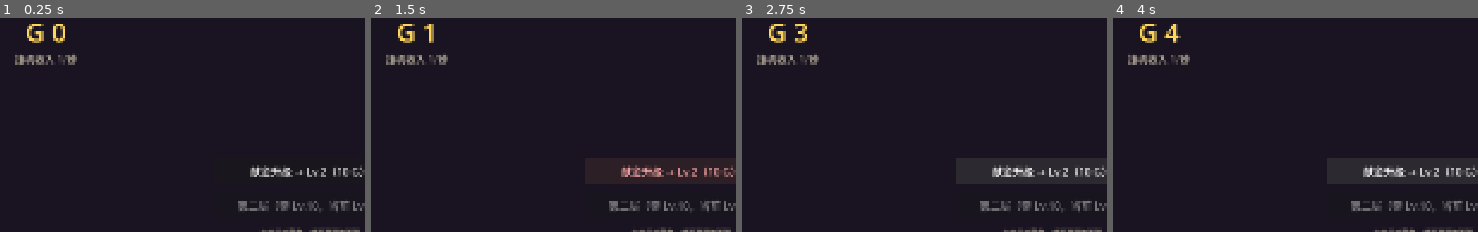
Above: before the commit, frames 1-4 (left to right).
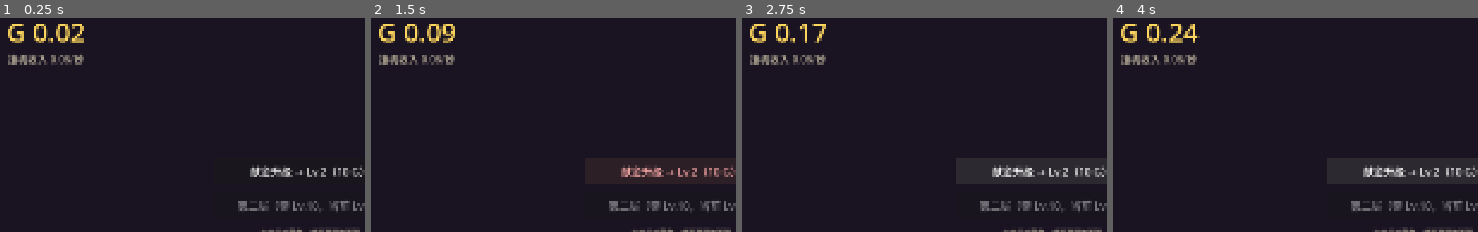
Above: after the commit, the same moments.

Repository: MengUkal/--Idle-simulation-management-self-test
Game: Godot game, scene res://scenes/main/main.tscn
Two runs of this game, one before a commit and one after it. Both use one fixed random seed, a clock stepped at 60 frames per second and the inputs below.
Inputs:
- Up to frame 1 (0.25 s): no input
- Up to frame 2 (1.5 s): click "献金升级 → Lv.2（10 G）" at 0.5 s; click "献金升级 → Lv.2（10 G）" at 1.25 s
- Up to frame 3 (2.75 s): click "献金升级 → Lv.2（10 G）" at 2 s
- Up to frame 4 (4 s): no input
The pictures show only the part of the screen within x 44-94%, y 0-50%; the shares and areas given below are measured in that part.

The runs differ from the first frame. In frame 1, 2.0% of the frame differs, in the area x 2-24%, y 2-22%; in frame 2, 1.9%; in frame 3, 1.7%; in frame 4, 1.9%.

Commit message:
balance+docs: slow idle pacing to 30min+ per user decision; M2 match-3 decisions recorded
- income now exponential 0.06 x 1.10^(lv-1), cost stays 10 x 1.15^(lv-1) -> lv1-10 idle-only ~30min
- format_number supports decimals (<1 two decimals, <10 one decimal)
- design doc: record M2 answers (match-3 swap, steps by player level, match=attack, performance-based rewards, candlestick stocks) and new open questions
- fix wrong exponent in two test expectations (code was correct)

Diff:
--- a/data/balance.gd
+++ b/data/balance.gd
@@ -1,22 +1,23 @@
 class_name Balance
 ## 数值配置中心 —— 所有可调数值集中在这里，改数值只改这个文件，不动逻辑代码。
 ##
-## 已拍板决策（2026-10-09，详见 docs/游戏设计文档.md）：
+## 已拍板决策（详见 docs/游戏设计文档.md）：
 ##   货币 = 吉尔(G)；等级即收入；费用指数 x1.15/级；二层门槛 Lv.10；
-##   升级设定 = 向世界树献金；离线收益 MVP 不做。
-## 标注 [待调] 的是初始基准值，随时可按设计调整。
+##   升级设定 = 向世界树献金；离线收益 MVP 不做；
+##   挂机节奏 = 纯挂机 Lv.1→Lv.10 约 30 分钟以上（2026-10-09 第二次拍板）。
 
 # ---------- 初始状态 ----------
-const START_MONEY := 0.0            # [待调] 初始吉尔
+const START_MONEY := 0.0            # 初始吉尔
 const START_LEVEL := 1
 
 # ---------- 挂机收入 ----------
-const BASE_INCOME_PER_SEC := 1.0    # [待调] Lv.1 的基础收入（吉尔/秒）
-const INCOME_PER_LEVEL := 2.0       # [待调] 每升 1 级增加的收入（吉尔/秒，线性）
-# 公式：income(level) = BASE_INCOME_PER_SEC + INCOME_PER_LEVEL * (level - 1)
+const INCOME_BASE := 0.06           # 【已拍板】Lv.1 基础收入（吉尔/秒）
+const INCOME_GROWTH := 1.10         # 【已拍板】每级收入倍率（指数，慢于费用倍率 → 越练越慢）
+# 公式：income(level) = INCOME_BASE * INCOME_GROWTH ^ (level - 1)
+# 节奏核算：纯挂机 Lv.1→Lv.10（攒够即献金）约 30.1 分钟；首升约 2 分 47 秒。
 
 # ---------- 献金升级 ----------
-const UPGRADE_BASE_COST := 10.0     # [待调] 升到 Lv.2 的费用
+const UPGRADE_BASE_COST := 10.0     # 升到 Lv.2 的费用
 const UPGRADE_COST_GROWTH := 1.15   # 【已拍板】每级费用倍率（指数）
 # 公式：cost(level) = UPGRADE_BASE_COST * UPGRADE_COST_GROWTH ^ (level - 1)
 
@@ -36,7 +37,7 @@
 
 
 static func income_per_sec(level: int) -> float:
-	return BASE_INCOME_PER_SEC + INCOME_PER_LEVEL * float(level - 1)
+	return INCOME_BASE * pow(INCOME_GROWTH, float(level - 1))
 
 
 static func upgrade_cost(level: int) -> float:
@@ -45,8 +46,13 @@
 
 
 static func format_number(value: float) -> String:
-	# 大数显示：999 -> "999"；1234 -> "1,234"；10000 -> "1万"；中文单位 万/亿/兆/京
+	# 数值显示：<1 保留两位小数；<10 保留一位；<10000 整数千分位；
+	# ≥10000 中文单位 万/亿/兆/京。例：0.06 / 6.5 / 1,234 / 1.23万
 	var abs_v := absf(value)
+	if abs_v < 1.0:
+		return _with_sign(value, _strip_zeros("%.2f" % abs_v))
+	if abs_v < 10.0:
+		return _with_sign(value, _strip_zeros("%.1f" % abs_v))
 	if abs_v < 10000.0:
 		return _with_sign(value, _group_thousands(int(round(abs_v))))
 	var units := ["万", "亿", "兆", "京"]
@@ -54,16 +60,20 @@
 	while abs_v >= 10000.0 and idx < units.size() - 1:
 		abs_v /= 10000.0
 		idx += 1
-	var text := "%.2f" % abs_v
+	return _with_sign(value, _strip_zeros("%.2f" % abs_v) + units[idx])
+
+
+static func _with_sign(value: float, body: String) -> String:
+	return ("-" if value < 0.0 else "") + body
+
+
+static func _strip_zeros(text: String) -> String:
+	# "12.00" -> "12"；"1.50" -> "1.5"
 	while text.ends_with("0"):
 		text = text.trim_suffix("0")
 	if text.ends_with("."):
 		text = text.trim_suffix(".")
-	return _with_sign(value, text + units[idx])
-
-
-static func _with_sign(value: float, body: String) -> String:
-	return ("-" if value < 0.0 else "") + body
+	return text
 
 
 static func _group_thousands(n: int) -> String:
--- a/tests/balance_test.gd
+++ b/tests/balance_test.gd
@@ -20,22 +20,25 @@
 
 
 func _init() -> void:
-	# 收入公式：1 + 2*(lv-1)
-	check("Lv.1 收入 = 1", Balance.income_per_sec(1), 1.0)
-	check("Lv.10 收入 = 19", Balance.income_per_sec(10), 19.0)
-	check("Lv.11 收入 = 21", Balance.income_per_sec(11), 21.0)
+	# 收入公式：0.06 * 1.10^(lv-1)（30分钟+到二层节奏，2026-10-09 拍板）
+	check("Lv.1 收入 = 0.06", Balance.income_per_sec(1), 0.06)
+	check("Lv.10 收入 = 0.06×1.1^9", Balance.income_per_sec(10), 0.06 * pow(1.10, 9.0))
+	check("Lv.11 收入 = 0.06×1.1^10", Balance.income_per_sec(11), 0.06 * pow(1.10, 10.0))
 	# 献金公式：10 * 1.15^(lv-1)
 	check("Lv.1→2 献金 = 10", Balance.upgrade_cost(1), 10.0)
 	check("Lv.10→11 献金 = 10×1.15^9", Balance.upgrade_cost(10), 10.0 * pow(1.15, 9.0))
 	# 层数门槛
 	check("二层门槛 = Lv.10", Balance.FLOOR_2_LEVEL_REQ, 10)
-	# 大数格式化
+	# 数值格式化
 	check("格式 999", Balance.format_number(999.0), "999")
 	check("格式 1234", Balance.format_number(1234.0), "1,234")
 	check("格式 10000", Balance.format_number(10000.0), "1万")
 	check("格式 12345678", Balance.format_number(12345678.0), "1234.57万")
 	check("格式 1.5亿", Balance.format_number(150000000.0), "1.5亿")
 	check("格式 负数", Balance.format_number(-20000.0), "-2万")
+	check("格式 小数 0.06", Balance.format_number(0.06), "0.06")
+	check("格式 6.5", Balance.format_number(6.5), "6.5")
+	check("格式 6.0", Balance.format_number(6.0), "6")
 	print("---")
 	print("结果：%d 项失败" % _fails)
 	quit(1 if _fails > 0 else 0)
Not shown, changed: docs/游戏设计文档.md
